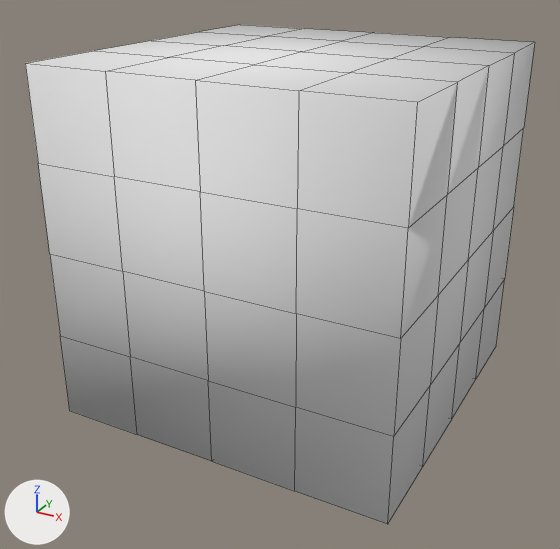
A saved change to the Blender file data/scene.blend.
Camera for both pictures: a 50 mm lens placed at (3.91, -7.6, 5.15), pointed at (-0.1, -0.3, 1.5). Arrows for +X, +Y and +Z are at lower left; the lights stay in place. Mesh edges are drawn as thin lines.

Script lines for the objects in view, before the commit:
```python
me_cube_001 = bpy.data.meshes.new('Cube.001')
me_cube_001.from_pydata(...)  # 98 vertices, 96 faces; spans x -1.0..1.0, y -1.0..1.0, z -1.0..1.0
me_cube_001.materials.append(mat_material)  # white #e7e7e7
ob_room = bpy.data.objects.new('Room', me_cube_001)
ob_room.location = (0.0, 0.0, 2.0)
ob_room.scale = (-2.0, -2.0, -2.0)
_m = ob_room.modifiers.new('Set Split Normals', 'NORMAL_EDIT')
```
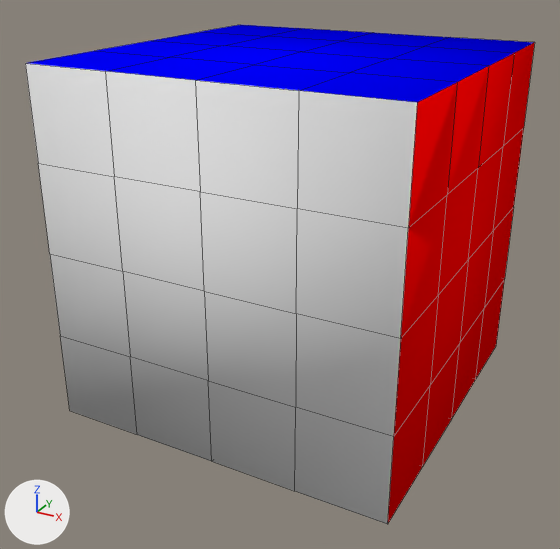
Where the change shows, as pixel boxes (x1, y1, x2, y2) in the pictures (560 x 549 px):
part 1 of me_cube_001, recoloured (white to red): (388, 43, 535, 523) in both
part 2 of me_cube_001, recoloured (white to blue): (29, 25, 535, 102) in both

Edits to the bpy script that builds the scene:
```text
Add mat_material_001:
    mat_material_001 = diffuse_material('Material.001')
    mat_material_001.base_color = (0.0, 0.8, 0.0)  # green #00e700
Add mat_material_002:
    mat_material_002 = diffuse_material('Material.002')
    mat_material_002.base_color = (1.0, 0.0, 0.0)  # red #ff0000
Add mat_material_003:
    mat_material_003 = diffuse_material('Material.003')
    mat_material_003.base_color = (0.0, 0.0, 1.0)  # blue #0000ff
Change me_cube_001:
    where me_cube_001.from_pydata(...)  # 98 vertices, 96 faces; spans x -1.0..1.0, y -1.0..1.0, z -1.0..1.0
    used by ob_room; location = (0.0, 0.0, 2.0); scale = (-2.0, -2.0, -2.0)
    me_cube_001 part 1: all 16 faces centred in x -1.0, y -0.75..0.75, z -0.75..0.75 switch from mat_material (white #e7e7e7) to mat_material_002 (red #ff0000)
    me_cube_001 part 2: all 16 faces centred in x -0.75..0.75, y -0.75..0.75, z -1.0 switch from mat_material (white #e7e7e7) to mat_material_003 (blue #0000ff)
    add me_cube_001.materials.append(mat_material_001)  # green #00e700
```
